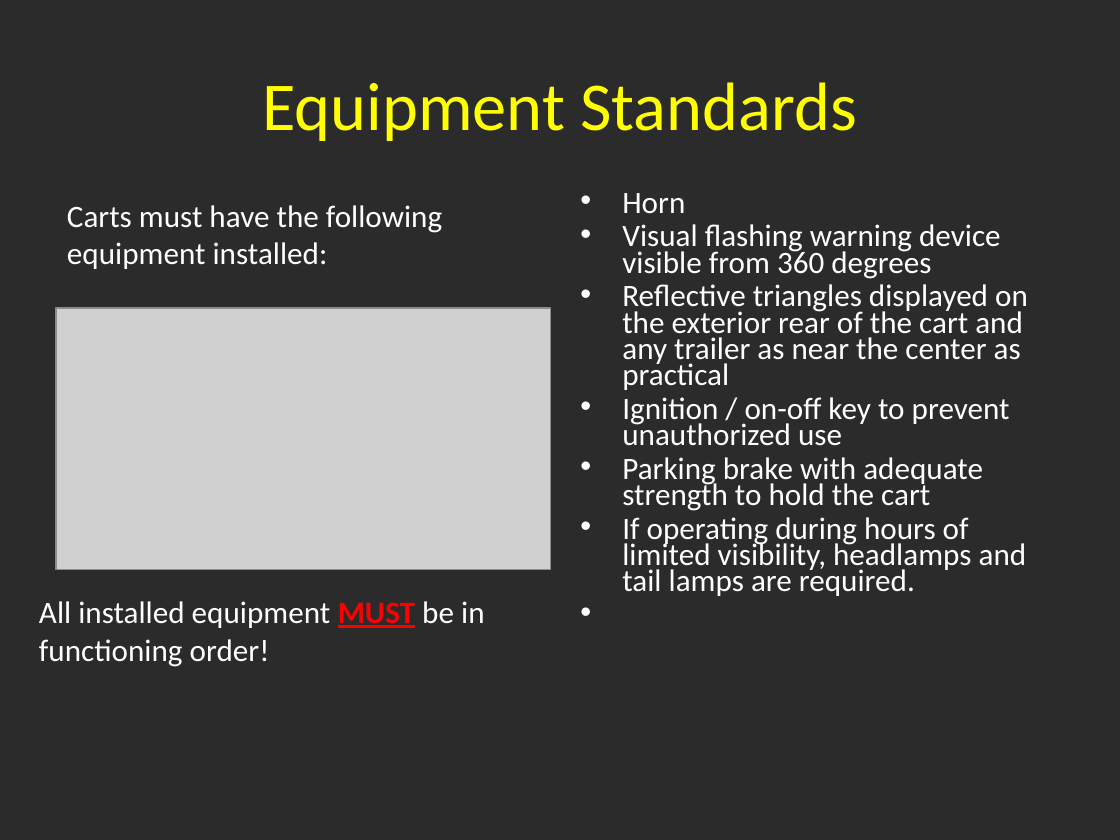
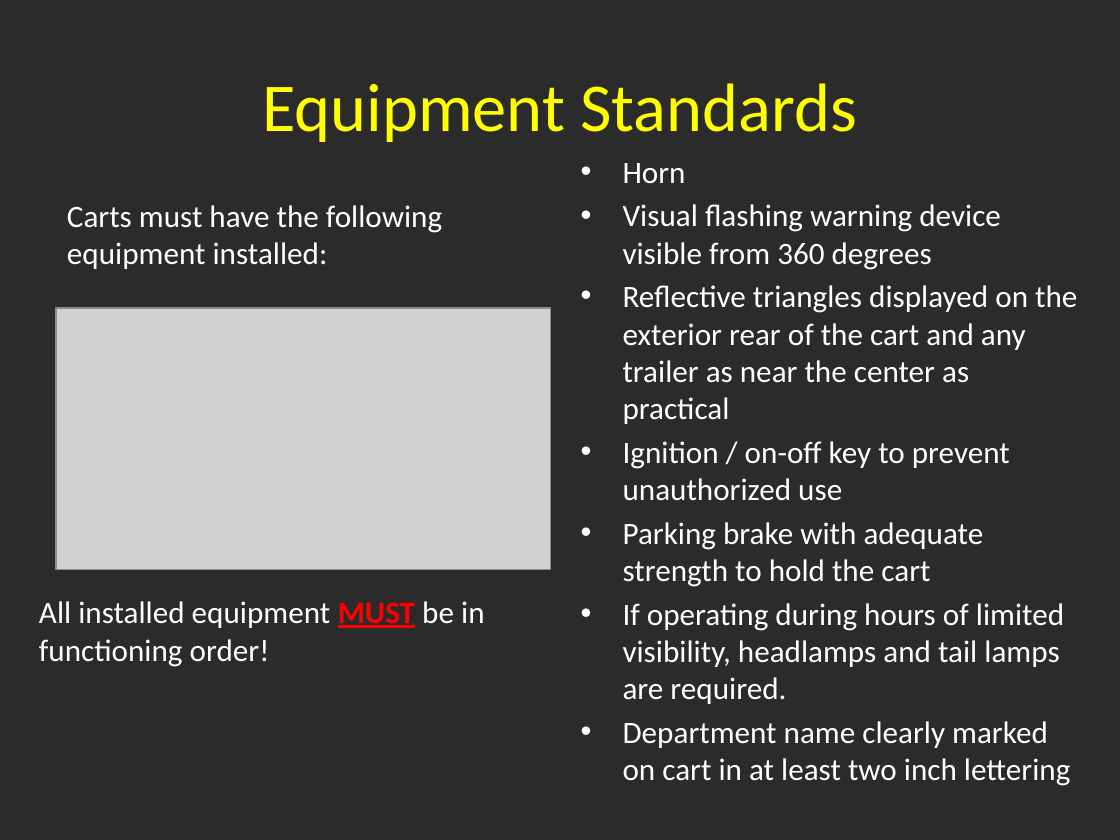
Before and after one commit to DCurrent/ehs-web, a slide deck: slide 14 of docs/ppt/train_utility_cart.pps. Drawn at 1120x840 pixels with LibreOffice and Linux fonts; fonts in the diff are those of the drawing; grey boxes stand for pictures; background and template pictures are left out; a plain dark background stands for a picture behind light text. Boxes give left, top, right and bottom in pixels: in the first picture for what was removed or moved away, otherwise in the second. Text is boxed around its words. In the diff, an @@ line names an element or a change of style, - is before the commit and + after.

Commit message:
Update utility cart material.

```diff
--- a/docs/ppt/train_utility_cart.pps
+++ b/docs/ppt/train_utility_cart.pps
@@ text "Horn" moved from (x1=622, y1=193, x2=1028, y2=596) to (x1=623, y1=163, x2=1077, y2=786) @@
@@ text at (x1=623, y1=163, x2=1077, y2=704): line spacing 0.7 to 1; less space between paragraphs @@
@@ text at (x1=623, y1=721, x2=1070, y2=786): paragraph added @@
+• Department name clearly marked on cart in at least two inch lettering
```
Also in this commit, not shown: 18 other slides changed.
